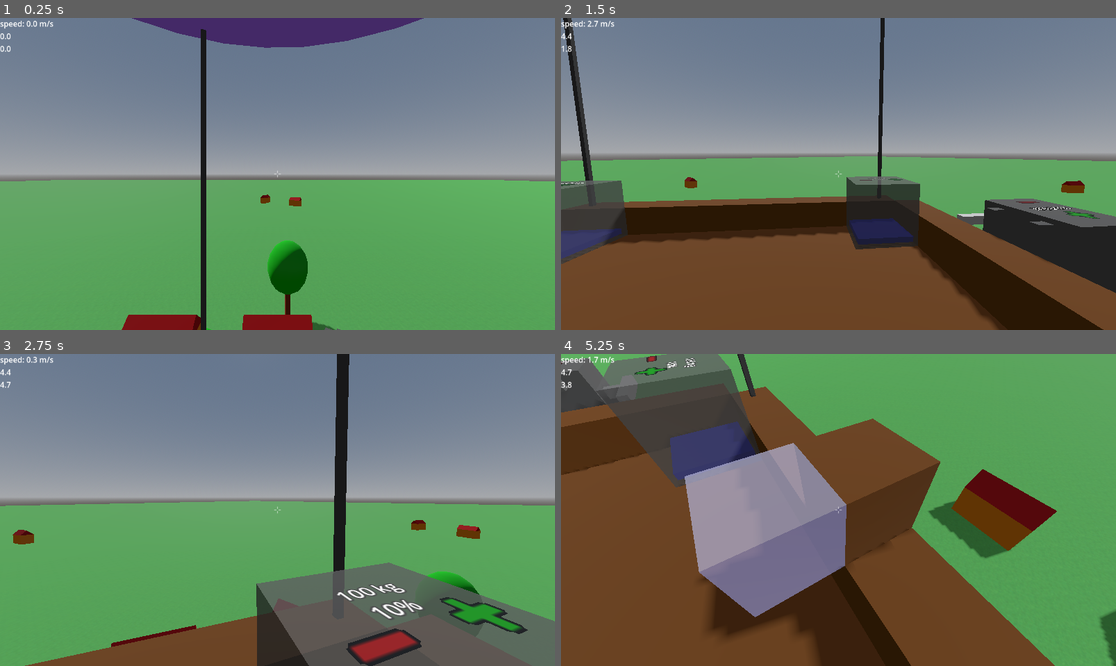
Above: before the commit, frames 1-4 (two rows, left to right).
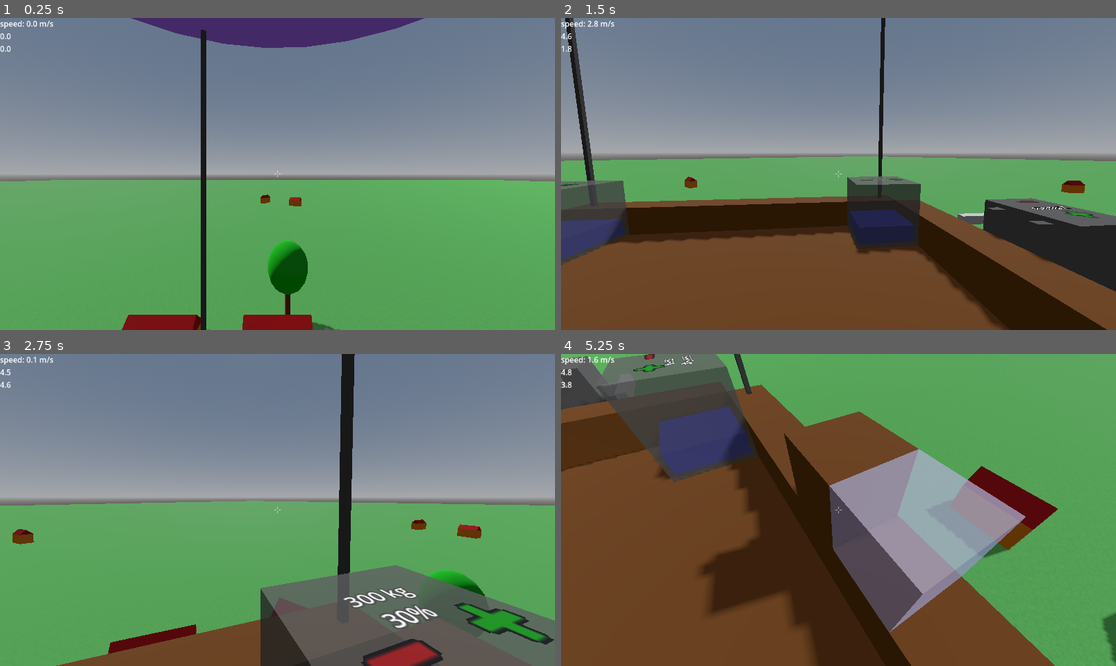
Above: after the commit, the same moments.

Repository: jmdejong/airships
Game: Godot game, scene res://scenes/world.tscn
Same seed, same stepped clock (60 frames per second), same inputs: the game is played once before the commit and once after it.
Inputs (mouse positions are in pixels of both pictures, inside the frame that each line leads up to):
- Up to frame 1 (0.25 s): no input
- Up to frame 2 (1.5 s): move the mouse to (960, 158) at 0.52 s; hold D (right) 0.53-1.28 s; click (960, 158) at 0.6 s; move the mouse to (810, 174) at 1.27 s; hold W (forwards) from 1.28 s (still down); tap Mouse wheel down (rotate_left) at 1.35 s
- Up to frame 3 (2.75 s): keep holding W (forwards); move the mouse to (288, 503) at 2.02 s; tap Mouse wheel up (rotate_right) at 2.1 s
- Up to frame 4 (5.25 s): move the mouse to (832, 516) at 2.77 s; tap Shift (sprint) at 2.85 s; click (832, 516) at 2.92 s; move the mouse to (877, 513) at 3.52 s; tap B (toggle_build) at 3.6 s; move the mouse to (1093, 391) at 4.27 s; release W (forwards) at 4.28 s; hold A (left) 4.28-5.03 s; tap G (toggle_gravity) at 4.35 s; click (1093, 391) at 4.42 s; move the mouse to (844, 510) at 5.02 s; hold W (forwards) from 5.03 s (still down); click (844, 510) at 5.1 s

The runs differ from the first frame. In frame 1, less than 0.1% of the frame differs, in the area x 23-77%, y 0-100%; in frame 2, 2.2%; in frame 3, 6.2%; in frame 4, 27%, in the area x 0-100%, y 0-100%.

Commit message:
more realistic air density

Diff:
--- a/code/airship.gd
+++ b/code/airship.gd
@@ -55,7 +55,6 @@
 	if all_components.is_empty():
 		return
 	var start: Component = all_components[0]
-	prints("start", start)
 	var known: Dictionary[Component, bool] = {}
 	for c in all_components:
 		known[c] = false
--- a/code/atmosphere.gd
+++ b/code/atmosphere.gd
@@ -1,9 +1,36 @@
 extends Node
 
+# formula: https://en.wikipedia.org/wiki/Density_of_air#Variation_with_altitude
 const BASE_AIR_DENSITY := 1.2
+const STANDARD_ATMOSPHERIC_PRESSURE: float = 101325
+const STANDARD_TEMPERATURE: float = 288.15
+const TEMPERATURE_LAPSE_RATE: float = 0.0065
+const IDEAL_GAS_CONSTANT: float = 8.31446
+const AIR_MOLAR_MASS: float = 0.0289652
+const HEIGHT_MULTIPLIER: float = 10
+var tropopause_cutoff: float = 11000 / HEIGHT_MULTIPLIER
+
+
+#func _reaerints("a"+str(h), Atmosphere.air_density(h), Atmosphere.air_density(h) / Atmosphere.air_density(0), Atmosphere.temperature(h), Atmosphere.pressure(h))
+
+
+func temperature(height: float) -> float:
+	height = min(height, tropopause_cutoff)
+	var h := height * HEIGHT_MULTIPLIER
+	return STANDARD_TEMPERATURE - TEMPERATURE_LAPSE_RATE * h
+
+func pressure(height: float) -> float:
+	# Might need some corrections in the tropopause
+	var h := height * HEIGHT_MULTIPLIER
+	return STANDARD_ATMOSPHERIC_PRESSURE * \
+		pow(
+			1.0 - TEMPERATURE_LAPSE_RATE * h / STANDARD_TEMPERATURE,
+			gravity() * AIR_MOLAR_MASS / (IDEAL_GAS_CONSTANT * TEMPERATURE_LAPSE_RATE)
+		)
 
 func air_density(height: float) -> float:
-	return BASE_AIR_DENSITY / (1.0 + 0.008 * height)
+	var density := pressure(height) * AIR_MOLAR_MASS / (IDEAL_GAS_CONSTANT * temperature(height))
+	return density
 
 func gravity_vec() -> Vector3:
 	var space := get_viewport().find_world_3d().space
--- a/code/components/balloon.gd
+++ b/code/components/balloon.gd
@@ -4,4 +4,4 @@
 
 func _ready() -> void:
 	volume = 4.0/3 * PI * radius * radius * radius
-	mass_ = 10
+	mass_ = 2 + 0.1 * volume
--- a/code/player.gd
+++ b/code/player.gd
@@ -14,6 +14,7 @@
 const last_since_floor_max: float = 5
 
 enum MouseMode {Unfocused, Play, Select, Build, Remove}
+
 
 var mouse_mode: MouseMode = MouseMode.Unfocused:
 	set(value):
--- a/scenes/starter_ship.tscn
+++ b/scenes/starter_ship.tscn
@@ -26,19 +26,19 @@
 
 [node name="Ballast" parent="Components/Machines" index="2" instance=ExtResource("5_7pqw8")]
 transform = Transform3D(-4.37114e-08, 0, 1, 0, 1, 0, -1, 0, -4.37114e-08, -2.5, 0.5, 3)
-initial_filling = 100.0
+initial_filling = 300.0
 
 [node name="Ballast2" parent="Components/Machines" index="3" instance=ExtResource("5_7pqw8")]
 transform = Transform3D(-4.37114e-08, 0, 1, 0, 1, 0, -1, 0, -4.37114e-08, -2.5, 0.5, -2)
-initial_filling = 100.0
+initial_filling = 300.0
 
 [node name="Ballast3" parent="Components/Machines" index="4" instance=ExtResource("5_7pqw8")]
 transform = Transform3D(-4.37114e-08, 0, 1, 0, 1, 0, -1, 0, -4.37114e-08, 2.5, 0.5, -2)
-initial_filling = 100.0
+initial_filling = 300.0
 
 [node name="Ballast4" parent="Components/Machines" index="5" instance=ExtResource("5_7pqw8")]
 transform = Transform3D(-4.37114e-08, 0, 1, 0, 1, 0, -1, 0, -4.37114e-08, 2.5, 0.5, 3)
-initial_filling = 100.0
+initial_filling = 300.0
 
 [node name="StatusPanel" parent="Components/Machines" index="6" instance=ExtResource("6_0m87h")]
 transform = Transform3D(-4.37114e-08, 0, -1, 0, 1, 0, 1, 0, -4.37114e-08, 4.5, 0.5, 0)
